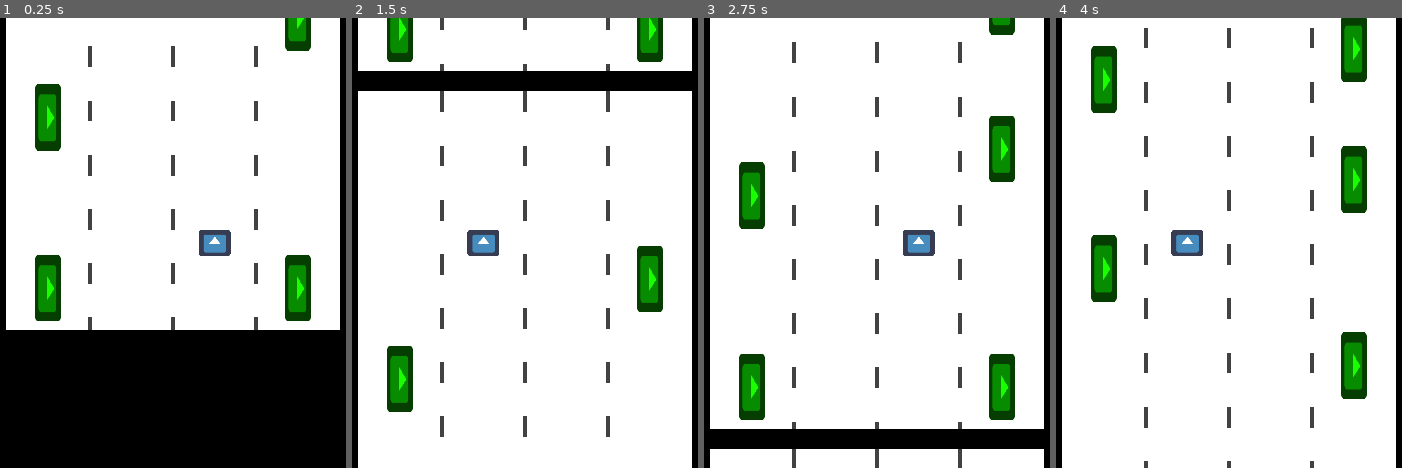
Above: before the commit, frames 1-4 (left to right).
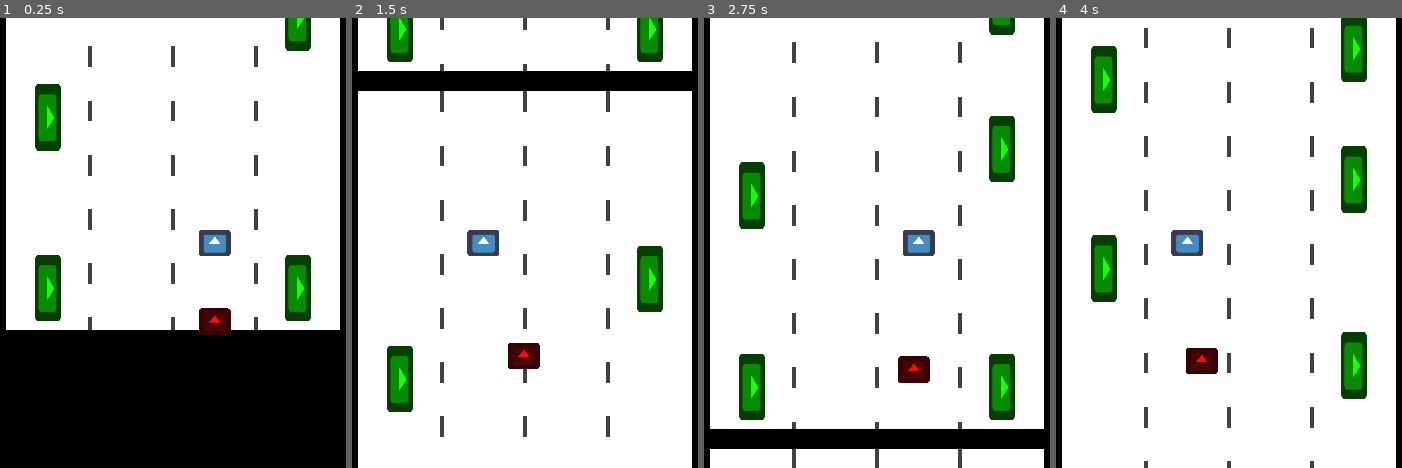
Above: after the commit, the same moments.

Repository: lajollagamesclub/week-139-followers
Game: Godot game, scene res://Main.tscn
Two runs of this game, one before a commit and one after it. Both use one fixed random seed, a clock stepped at 60 frames per second and the inputs below. The engine's default icon, where the game draws it, is replaced by a stand-in: a white triangle on a blue panel in a dark square.
Inputs:
- Up to frame 1 (0.25 s): no input
- Up to frame 2 (1.5 s): hold D (g_right) 0.53-1.28 s; hold A (g_left) from 1.28 s (still down)
- Up to frame 3 (2.75 s): release A (g_left) at 2.03 s; hold D (g_right) from 2.03 s (still down)
- Up to frame 4 (4 s): release D (g_right) at 3.53 s; hold A (g_left) from 3.53 s (still down)

The runs differ from the first frame. In frame 1, 0.5% of the frame differs, in the area x 57-67%, y 64-71%; in frame 2, 0.5%; in frame 3, 0.5%; in frame 4, 0.5%.

Commit message:
Add pursuer node

Diff:
--- a/src/Main.tscn
+++ b/src/Main.tscn
@@ -1,16 +1,20 @@
-[gd_scene load_steps=8 format=2]
+[gd_scene load_steps=10 format=2]
 
 [ext_resource path="res://icon.png" type="Texture" id=1]
 [ext_resource path="res://TrainCar.tscn" type="PackedScene" id=2]
 [ext_resource path="res://Player.gd" type="Script" id=3]
 [ext_resource path="res://TrainCarManager.gd" type="Script" id=4]
 [ext_resource path="res://SuitcaseTakedown.gd" type="Script" id=5]
+[ext_resource path="res://Pursuer.gd" type="Script" id=6]
 
 [sub_resource type="RectangleShape2D" id=1]
 extents = Vector2( 32, 32 )
 
 [sub_resource type="RectangleShape2D" id=2]
 extents = Vector2( 133.079, 26.5654 )
+
+[sub_resource type="RectangleShape2D" id=3]
+extents = Vector2( 38.1448, 32.146 )
 
 [node name="Main" type="Node2D"]
 
@@ -43,5 +47,20 @@
 [node name="Timer" type="Timer" parent="Player/SuitcaseTakedown"]
 wait_time = 0.2
 one_shot = true
+
+[node name="Pursuer" type="Area2D" parent="."]
+position = Vector2( 1060, 705.288 )
+script = ExtResource( 6 )
+__meta__ = {
+"_edit_group_": true
+}
+
+[node name="Sprite" type="Sprite" parent="Pursuer"]
+modulate = Color( 1, 0.0392157, 0.0392157, 1 )
+scale = Vector2( 1.2, 1 )
+texture = ExtResource( 1 )
+
+[node name="CollisionShape2D" type="CollisionShape2D" parent="Pursuer"]
+shape = SubResource( 3 )
 [connection signal="area_entered" from="Player/SuitcaseTakedown" to="Player/SuitcaseTakedown" method="_on_SuitcaseTakedown_area_entered"]
 [connection signal="timeout" from="Player/SuitcaseTakedown/Timer" to="Player/SuitcaseTakedown" method="_on_Timer_timeout"]
--- a/src/Player.gd
+++ b/src/Player.gd
@@ -9,7 +9,6 @@
 
 onready var target_x_pos: float = global_position.x
 
-var target_speed := 700.0
 var cur_speed := 0.0
 
 func _input(event):
@@ -25,17 +24,18 @@
 			target_x_pos += step
 
 func take_down_suitcase():
-	if cur_speed < 0.40*target_speed: # can only takedown when at speed
+	if cur_speed < 0.40*player_state.target_speed: # can only takedown when at speed
 		return
-	cur_speed = target_speed*0.3
+	cur_speed = player_state.target_speed*0.3
 	$SuitcaseTakedown.takedown(on_left_side(target_x_pos))
 
 func _physics_process(delta):
 	global_position.x = ((target_x_pos - global_position.x) * 25.0 * delta) + global_position.x
 
-	cur_speed = ((target_speed - cur_speed) * 2.5 * delta) + cur_speed
+	cur_speed = ((player_state.target_speed - cur_speed) * 2.5 * delta) + cur_speed
 
 	player_state.move(Vector2(0, -cur_speed)*delta)
+	player_state.x_offset = global_position.x
 
 static func on_left_side(x_pos: float) -> bool:
 	return x_pos < middle
--- a/src/PlayerState.gd
+++ b/src/PlayerState.gd
@@ -3,6 +3,8 @@
 signal moved(move_vector)
 
 var pos: Vector2 = Vector2()
+var x_offset: float = 0.0
+var target_speed := 700.0
 
 func move(move_vector: Vector2):
 	emit_signal("moved", -move_vector)
--- /dev/null
+++ b/src/Pursuer.gd
@@ -0,0 +1,20 @@
+extends Area2D
+
+const player_state = preload("res://player_state.tres")
+
+var target_speed: float = 0.0
+var cur_speed: float = 0.0
+
+func _ready():
+	player_state.connect("moved", self, "_on_player_moved")
+
+func _physics_process(delta):
+	target_speed = -player_state.target_speed*1.05
+
+	cur_speed = ((target_speed - cur_speed) * 1.1 * delta) + cur_speed
+
+	global_position += Vector2(0.0, cur_speed)*delta
+	global_position.x = ((player_state.x_offset - global_position.x) * 4.0 *delta) + global_position.x
+
+func _on_player_moved(move_vector):
+	global_position += move_vector
